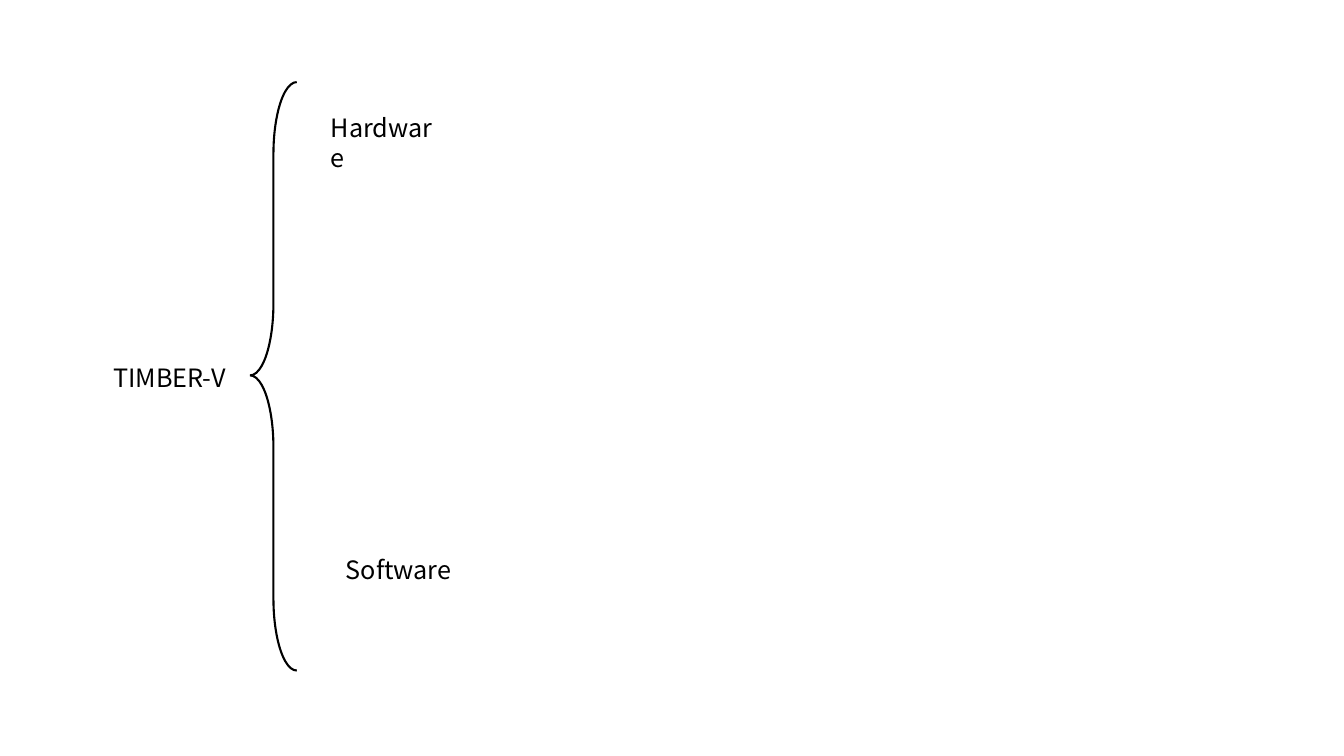
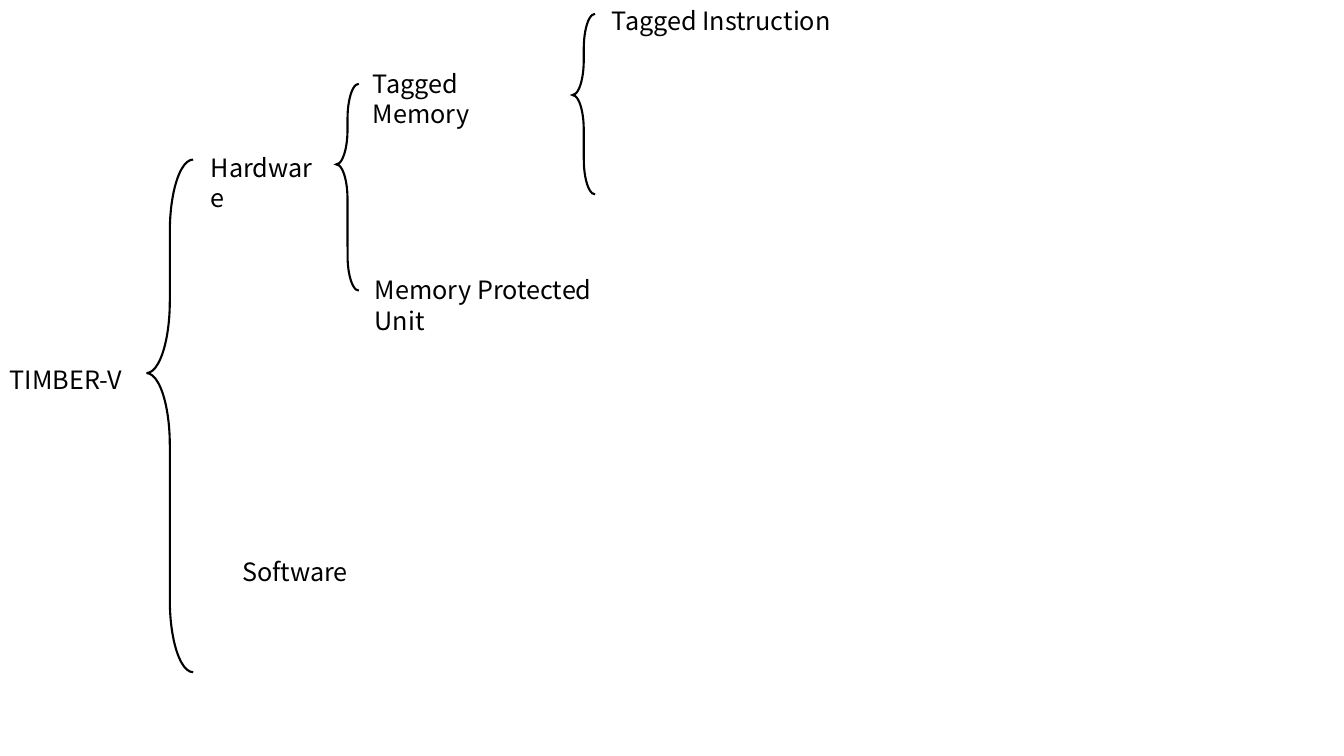
Before and after one commit to Bemfool/SUNFLOWER, a slide deck: slide 4 of 新建 Microsoft PowerPoint 演示文稿.pptx (slide 3 before the commit). Drawn at 1344x756 pixels with LibreOffice and Linux fonts; fonts in the diff are those of the drawing. Boxes give left, top, right and bottom in pixels: in the first picture for what was removed or moved away, otherwise in the second. Text is boxed around its words. In the diff, an @@ line names an element or a change of style, - is before the commit and + after.

```diff
--- a/新建 Microsoft PowerPoint 演示文稿.pptx
+++ b/新建 Microsoft PowerPoint 演示文稿.pptx
@@ left brace added at (573, 14, 595, 195), outline #000000 1.5 pt @@
@@ text added at (612, 10, 830, 36), 18 pt, text #000000 @@
+Tagged Instruction
@@ left brace added at (337, 84, 359, 290), outline #000000 1.5 pt @@
@@ text added at (373, 73, 470, 129), 18 pt, text #000000 @@
+Tagged Memory
@@ text "Hardware" rewrapped from (322, 107, 454, 147) to (201, 147, 328, 188) @@
@@ left brace: place and size @@
-left brace at (250, 82, 296, 670)
+left brace at (146, 159, 193, 673)
@@ left brace at (146, 159, 193, 673): proportions changed @@
@@ text added at (375, 279, 592, 331), 18 pt, text #000000 @@
+Memory Protected Unit
@@ text "TIMBER-V": place and size @@
-text "TIMBER-V" at (113, 368, 225, 387)
+text "TIMBER-V" at (10, 370, 122, 389)
@@ text "Software": place and size @@
-text "Software" at (346, 558, 452, 580)
+text "Software" at (242, 560, 348, 582)
```
Also in this commit, not shown: 2 slides added, 1 slide removed.
